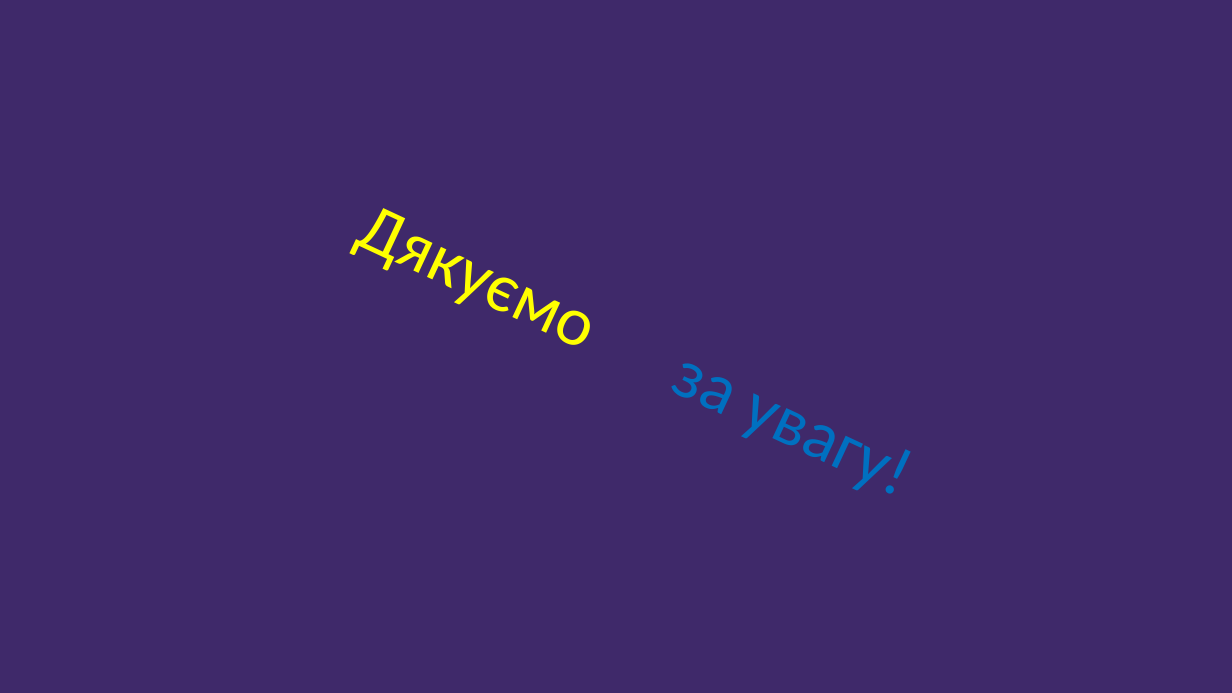
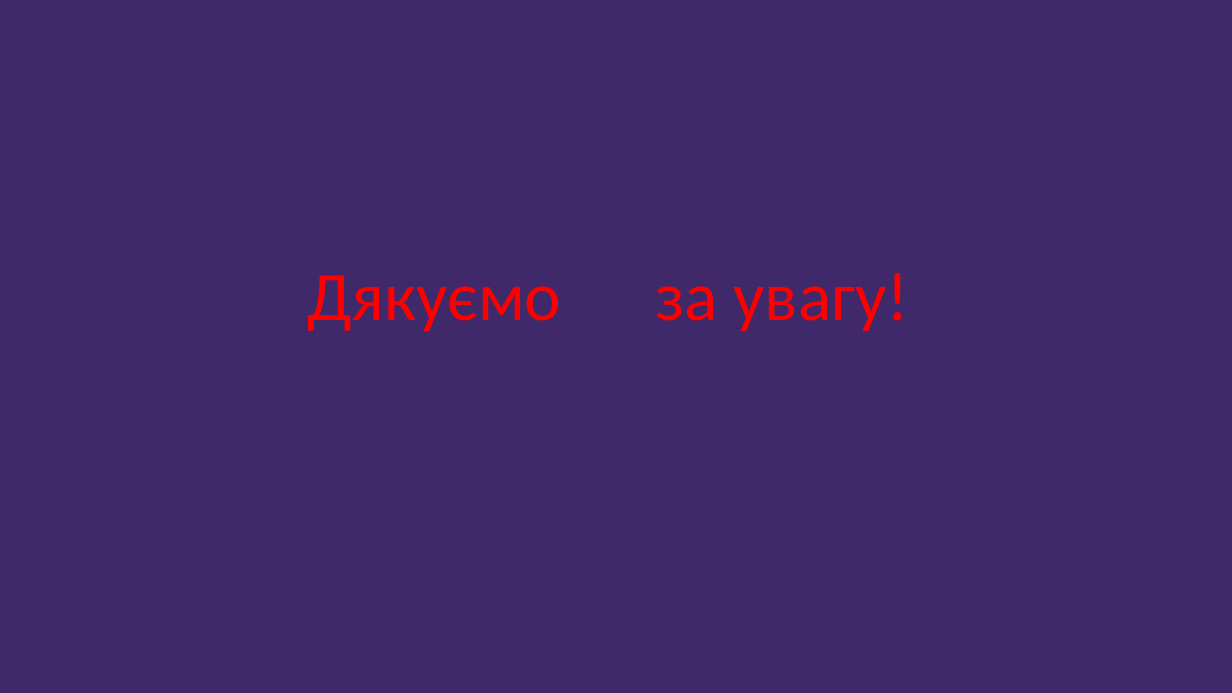
Before and after one commit to ArtemKlym/git_presentation, a slide deck: slide 15 of Git_1 part.pptx. Drawn at 1232x693 pixels with LibreOffice and Linux fonts; fonts in the diff are those of the drawing; background and template pictures are left out. Boxes give left, top, right and bottom in pixels: in the first picture for what was removed or moved away, otherwise in the second. Text is boxed around its words. In the diff, an @@ line names an element or a change of style, - is before the commit and + after.

Commit message:
Updated

```diff
--- a/Git_1 part.pptx
+++ b/Git_1 part.pptx
@@ text "Дякуємо за увагу!": place and size @@
-text "Дякуємо за увагу!" at (54, 0, 1221, 693)
+text "Дякуємо за увагу!" at (307, 273, 909, 331)
@@ text "Дякуємо за увагу!" at (307, 273, 909, 331): text colour #FFFF00 to #FF0000 in "Дякуємо"; text colour #0070C0 to #FF0000 in "за увагу!"; rotation 25 to 0 degrees @@
```
